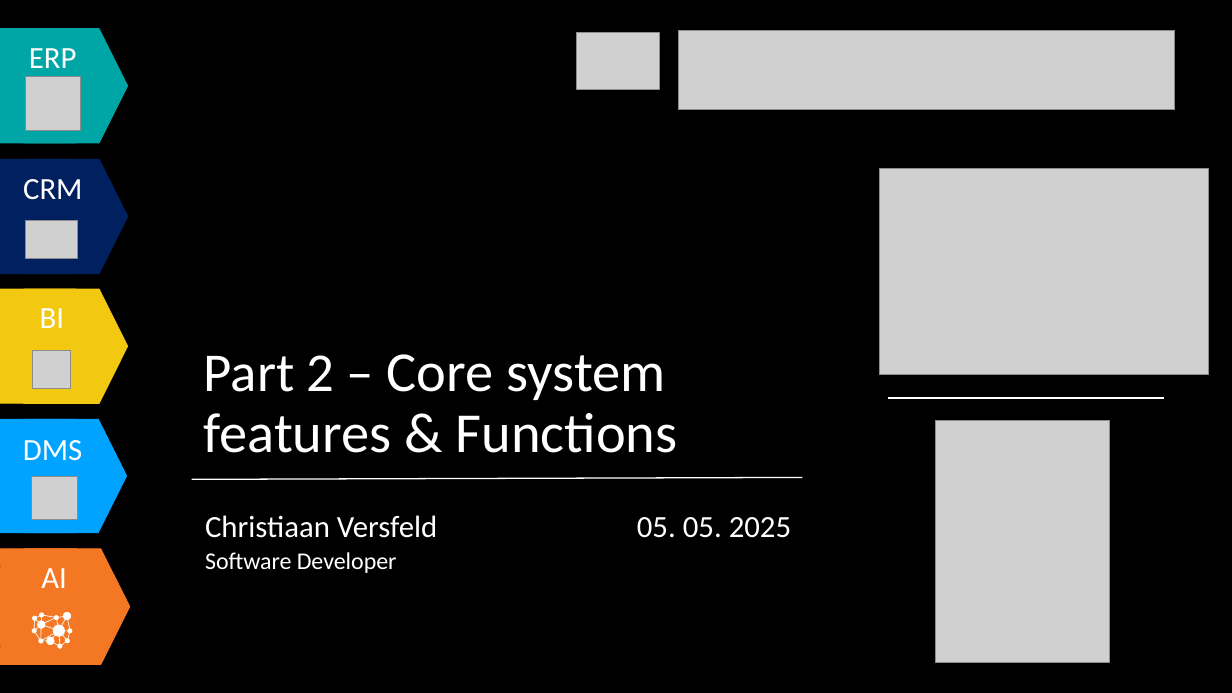
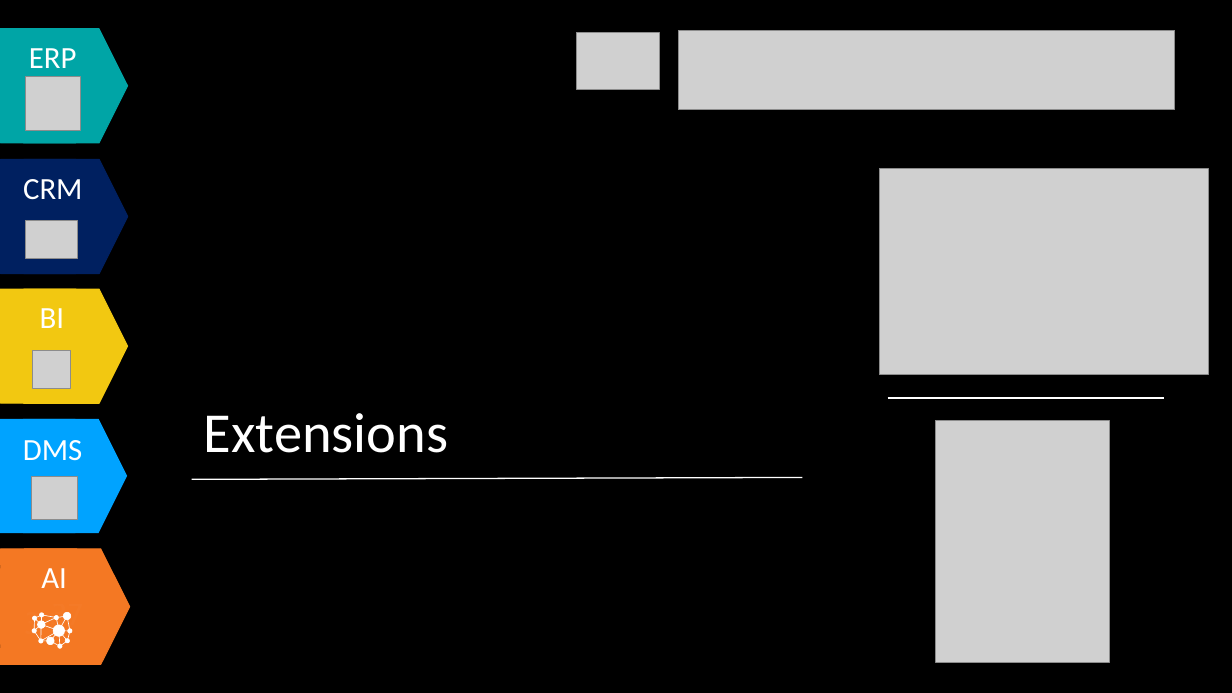
Before and after one commit to Tiffany0160/AdvancedCustomerPage, a slide deck: slide 17 of Document/Business Extension Presentation.pptx (slide 9 before the commit). Drawn at 1232x693 pixels with LibreOffice and Linux fonts; fonts in the diff are those of the drawing; grey boxes stand for pictures. Boxes give left, top, right and bottom in pixels: in the first picture for what was removed or moved away, otherwise in the second. Text is boxed around its words. In the diff, an @@ line names an element or a change of style, - is before the commit and + after.

```diff
--- a/Document/Business Extension Presentation.pptx
+++ b/Document/Business Extension Presentation.pptx
@@ text at box(204, 413, 449, 453): text changed @@
-Part 2 – Core system features & Functions
+Extensions
@@ text removed at box(205, 515, 437, 573) @@
-Christiaan Versfeld
-Software Developer
@@ text removed at box(637, 517, 791, 538) @@
-05. 05. 2025
```
Also in this commit, not shown: 14 other slides changed, 17 slides added, 2 other files.
